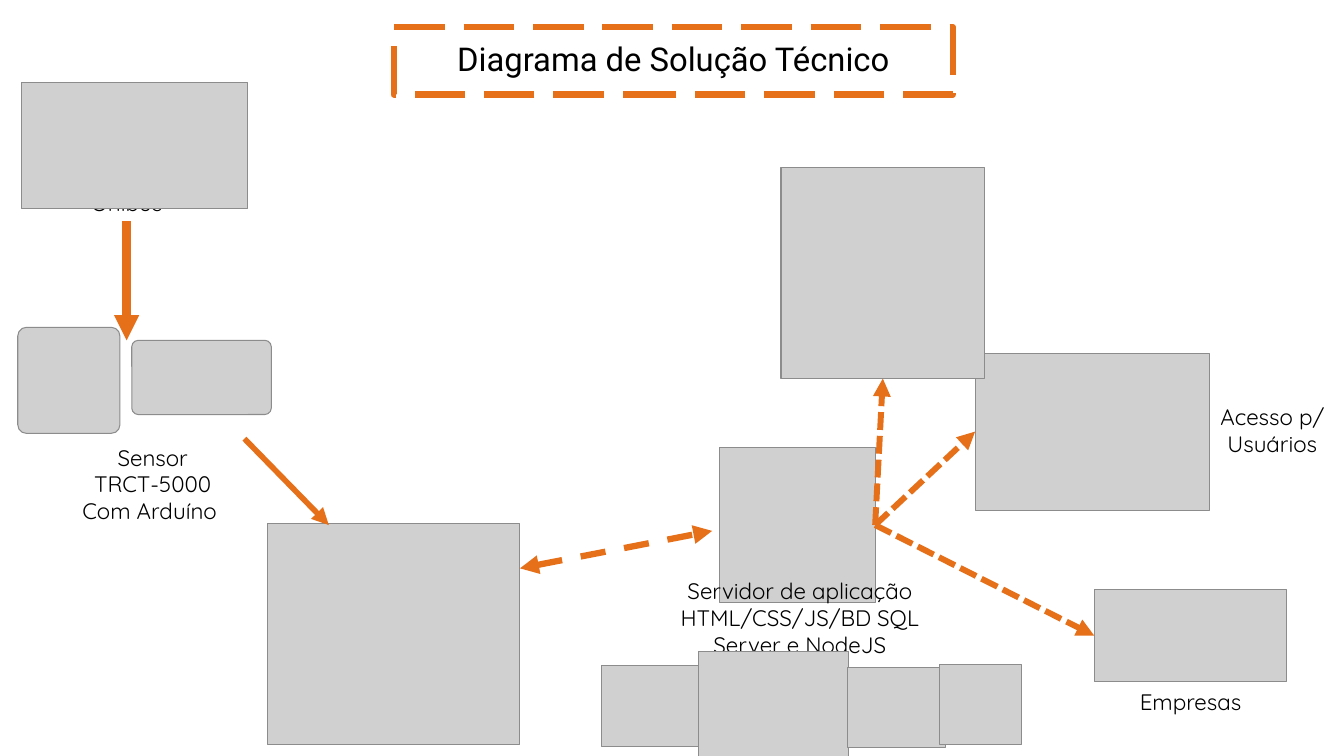
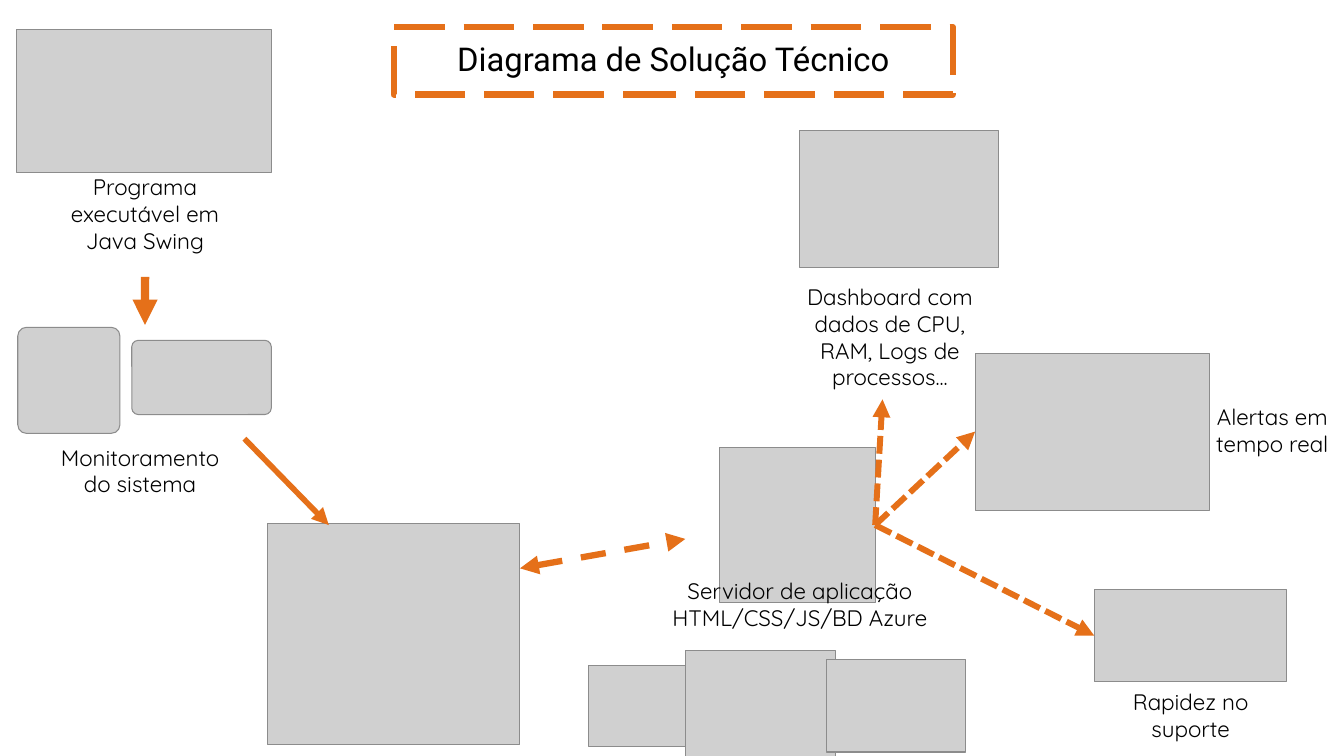
Before and after one commit to pi-project-adsb/magna-monitoring-system, a slide deck: slide 2 of Slides/diagrama-de-solucao.pptx. Drawn at 1344x756 pixels with LibreOffice and Linux fonts; fonts in the diff are those of the drawing; grey boxes stand for pictures. Boxes give left, top, right and bottom in pixels: in the first picture for what was removed or moved away, otherwise in the second. Text is boxed around its words. In the diff, an @@ line names an element or a change of style, - is before the commit and + after.

```diff
--- a/Slides/diagrama-de-solucao.pptx
+++ b/Slides/diagrama-de-solucao.pptx
@@ picture added at [17, 29, 271, 172] @@
@@ picture removed at [21, 83, 248, 209] @@
@@ picture added at [800, 131, 999, 267] @@
@@ text at [71, 172, 219, 254]: text changed @@
-Ônibus
+Programa executável em Java Swing
@@ picture removed at [781, 167, 985, 378] @@
@@ arrow moved from (127, 221) - (127, 341) to (145, 277) - (145, 325) @@
@@ text added at [807, 288, 973, 390], 16 pt, text #000000 @@
+Dashboard com dados de CPU, RAM, Logs de processos...
@@ arrow moved from (875, 525) - (883, 379) to (875, 525) - (883, 399) @@
@@ text at [1216, 408, 1328, 457]: text changed @@
-Acesso p/ Usuários
+Alertas em tempo real
@@ text at [61, 450, 219, 493]: text changed @@
-Sensor TRCT-5000
-Com Arduíno
+Monitoramento do sistema
@@ double arrow moved from (520, 569) - (712, 531) to (520, 569) - (686, 539) @@
@@ text at [672, 576, 927, 629]: text changed @@
-Servidor de aplicação HTML/CSS/JS/BD SQL Server e NodeJS
+Servidor de aplicação HTML/CSS/JS/BD Azure
@@ picture: place and size @@
-picture at [699, 651, 849, 756]
+picture at [686, 651, 836, 756]
@@ picture: place and size @@
-picture at [848, 667, 946, 748]
+picture at [827, 659, 966, 752]
@@ picture: place and size @@
-picture at [602, 665, 727, 747]
+picture at [589, 665, 714, 747]
@@ picture removed at [940, 664, 1021, 745] @@
@@ text at [1133, 693, 1248, 742]: text changed @@
-Empresas
+Rapidez no suporte
```
Also in this commit, not shown: 1 other slide changed.
